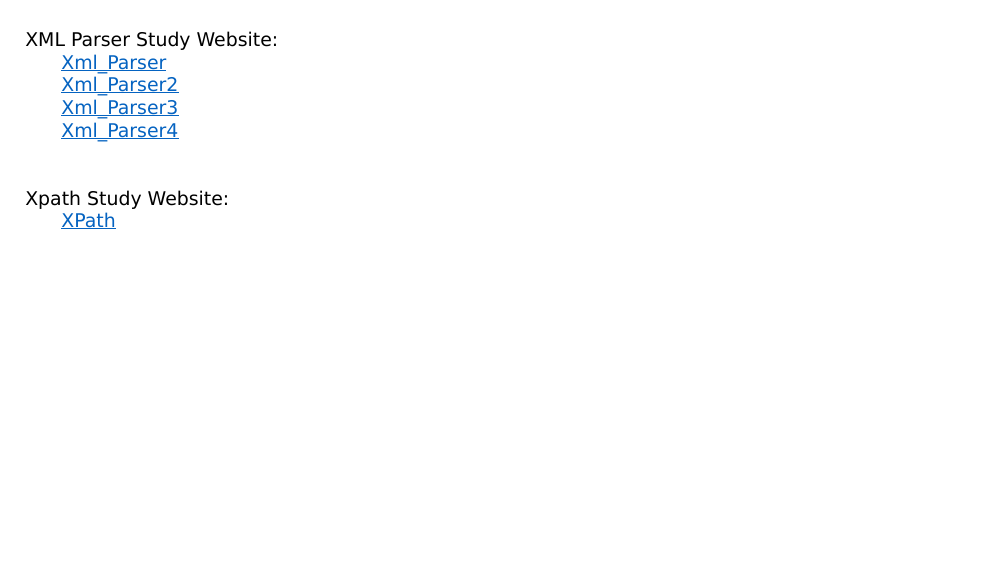
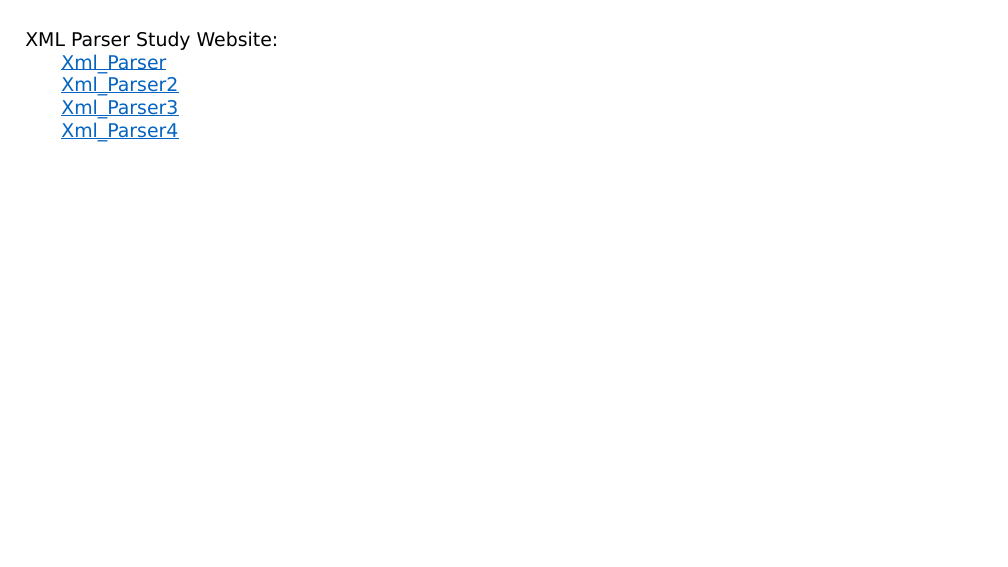
Before and after one commit to luchaojun/JavaSprint, a slide deck: slide 2 of JavaStudyRecord/JavaStudyRecord.pptx. Drawn at 1008x567 pixels with LibreOffice and Linux fonts; fonts in the diff are those of the drawing. Boxes give left, top, right and bottom in pixels: in the first picture for what was removed or moved away, otherwise in the second. Text is boxed around its words. In the diff, an @@ line names an element or a change of style, - is before the commit and + after.

Commit message:
Add the java study record PPT

```diff
--- a/JavaStudyRecord/JavaStudyRecord.pptx
+++ b/JavaStudyRecord/JavaStudyRecord.pptx
@@ text at [25,190,230,229]: paragraphs removed @@
-Xpath Study Website:
-XPath
```
Also in this commit, not shown: 1 slide added, 1 slide removed.
